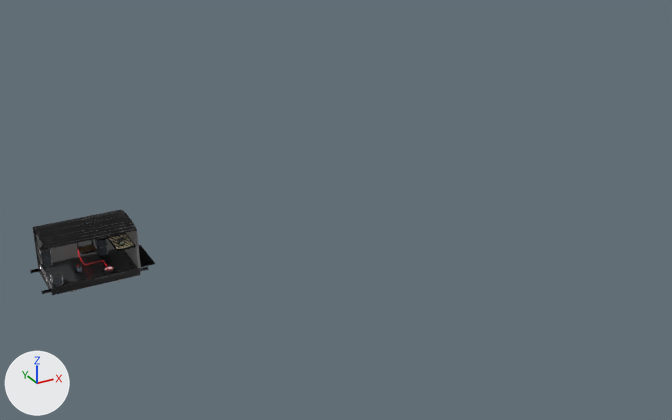
The OBJ model res/models/Levels/2/level2.obj: old version first, new version second.
Rendered twice from a 50 mm lens placed at (-3.4, -107.6, 54.2), pointed at (57.0, 2.2, -0.7). Every picture has the same lights, and +X, +Y and +Z are marked at lower left. Where no turn or scale is listed for an object, it has been applied to the vertices.

Script lines for the objects in view, before the commit:
```python
me_f_floor_1_008 = bpy.data.meshes.new('F_floor_1.008')
me_f_floor_1_008.from_pydata(...)  # 238 vertices, 201 faces; spans x 13.39..26.65, y -3.62..3.58, z -1.36..0.09
me_f_floor_1_008.materials.append(mat_floormaterial_012)
me_r_roof_1_009 = bpy.data.meshes.new('R_roof_1.009')
me_r_roof_1_009.from_pydata(...)  # 25 vertices, 13 faces; spans x 14.44..25.6, y -3.62..3.58, z 5.35..5.97
me_r_roof_1_009.materials.append(mat_roofmaterial_020)
me_w_back_wall_1_009 = bpy.data.meshes.new('W_back_wall_1.009')
me_w_back_wall_1_009.from_pydata(...)  # 54 vertices, 42 faces; spans x 14.69..25.35, y 3.33..3.58, z 0.09..5.35
me_w_back_wall_1_009.materials.append(mat_back_wallmaterial_012)
ob_f_floor_1_008 = bpy.data.objects.new('F_floor_1.008', me_f_floor_1_008)
ob_f_floor_1_008.location = (0.0, 0.0, 0.0)
ob_r_roof_1_009 = bpy.data.objects.new('R_roof_1.009', me_r_roof_1_009)
ob_r_roof_1_009.location = (0.0, 0.0, 0.0)
ob_w_back_wall_1_009 = bpy.data.objects.new('W_back_wall_1.009', me_w_back_wall_1_009)
ob_w_back_wall_1_009.location = (0.0, 0.0, 0.0)
```
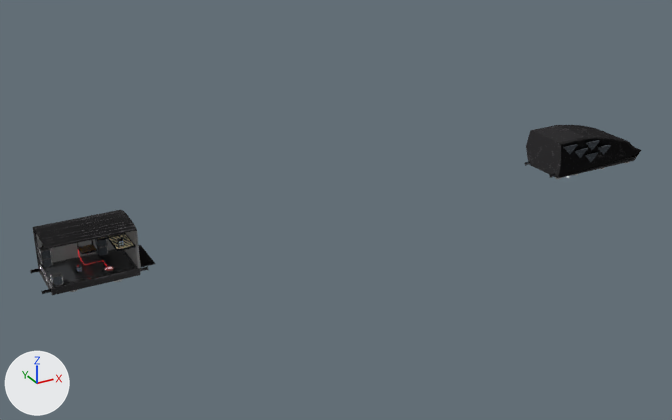
Diff of the bpy script that builds the scene:
```diff
--- a/res/models/Levels/2/level2.obj.py
+++ b/res/models/Levels/2/level2.obj.py
@@ mat_floormaterial_004 @@
+mat_floormaterial_004 = bpy.data.materials.new('floorMaterial.004')
+# uses the picture img_wagonpusty_floormaterial_basecolor_png
+# uses the picture img_wagonpusty_floormaterial_emissive_png
+# uses the picture img_wagonpusty_floormaterial_metallic_png
+# uses the picture img_wagonpusty_floormaterial_normal_png
+# uses the picture img_wagonpusty_floormaterial_roughness_png
@@ mat_decoboxmaterial_005 @@
+mat_decoboxmaterial_005 = bpy.data.materials.new('decoboxMaterial.005')
+# uses the picture img_decobox_decoboxmaterial_basecolor_png
+# uses the picture img_decobox_decoboxmaterial_emissive_png
+# uses the picture img_decobox_decoboxmaterial_metallic_png
+# uses the picture img_decobox_decoboxmaterial_normal_png
+# uses the picture img_decobox_decoboxmaterial_roughness_png
@@ me_cube @@
+me_cube.from_pydata(...)  # 677 vertices, 493 faces; spans x 93.0..113.4, y -4.2..4.5, z -1.4..5.1
+# faces by material slot: [30, 463]
+me_cube.materials.append(mat_decoboxmaterial_005)
+me_cube.materials.append(mat_floormaterial_004)
@@ ob_cube @@
+ob_cube = bpy.data.objects.new('Cube', me_cube)
+ob_cube.location = (0.0, 0.0, 0.0)
```

What differs and where, as boxes (x1, y1, x2, y2) in the pictures (672 x 420 px):
'Cube', added: after (524, 125, 641, 179)
    faces in mat_floormaterial_004: (524, 125, 641, 179)
    faces in mat_decoboxmaterial_005: (563, 140, 611, 162)
